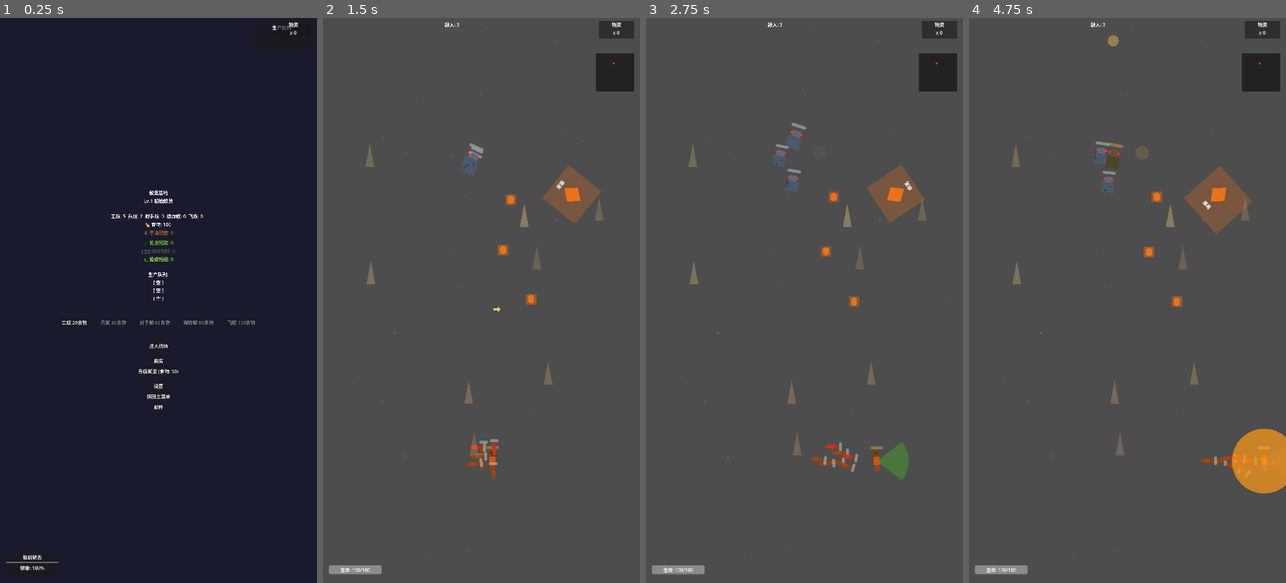
Above: before the commit, frames 1-4 (left to right).
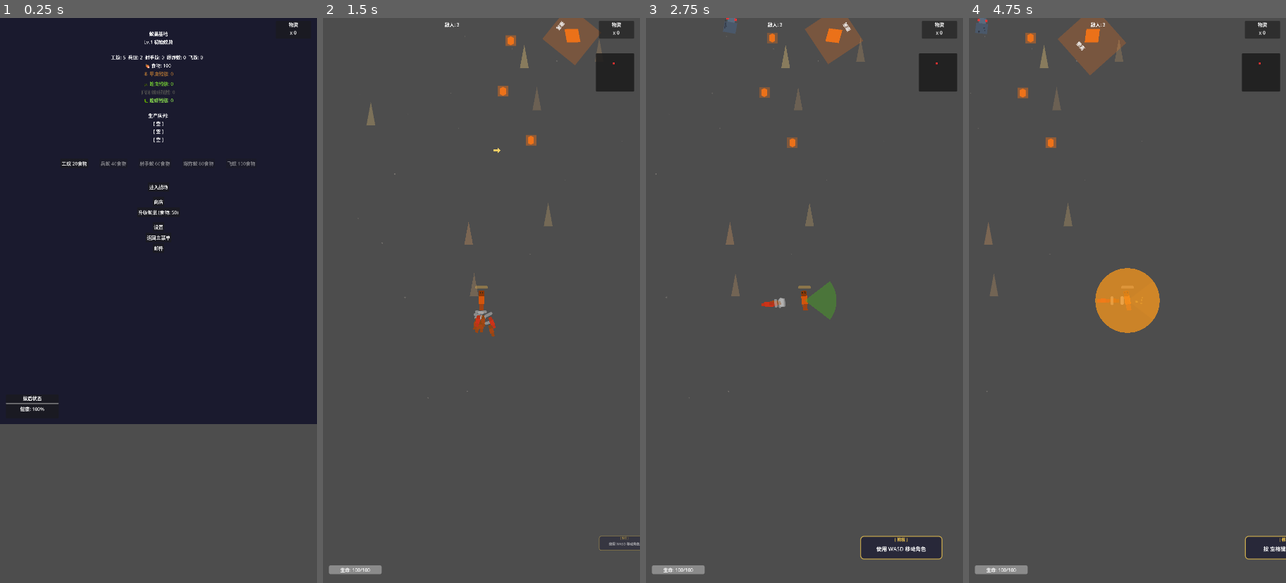
Above: after the commit, the same moments.

Repository: Zhanghc177/gametest
Game: Godot game, scene res://scenes/game_manager.tscn
Same seed, same stepped clock (60 frames per second), same inputs: the game is played once before the commit and once after it.
Inputs (mouse positions are in pixels of both pictures, inside the frame that each line leads up to):
- Up to frame 1 (0.25 s): no input
- Up to frame 2 (1.5 s): click "工蚁 20食物" at 0.5 s; click "进入战场" at 1.25 s
- Up to frame 3 (2.75 s): tap Enter at 2 s; move the mouse to (874, 272) at 2.02 s; hold D (move_right) from 2.03 s (still down); hold Space (attack_charge) from 2.03 s (still down); click (874, 272) at 2.17 s
- Up to frame 4 (4.75 s): release D (move_right) at 2.75 s; release Space (attack_charge) at 2.75 s; drag from (1064, 328) to (1200, 458) at 2.77 s; move the mouse to (1159, 176) at 3.52 s; hold D (move_right) 3.53-4.25 s; hold Space (attack_charge) 3.53-4.25 s; drag from (1111, 413) to (1219, 193) at 4.27 s

The runs differ from the first frame. In frame 1, 30% of the frame differs, in the area x 0-100%, y 1-100%; in frame 2, 3.9%; in frame 3, 5.7%; in frame 4, 8.3%.

Commit message:
fix: center camera and prevent ants blocking player

Diff:
--- a/scenes/ant.tscn
+++ b/scenes/ant.tscn
@@ -6,8 +6,8 @@
 radius = 15.0
 
 [node name="Ant" type="CharacterBody2D"]
-collision_layer = 1
-collision_mask = 7
+collision_layer = 0
+collision_mask = 4
 script = ExtResource("1_ant")
 
 [node name="CollisionShape2D" type="CollisionShape2D" parent="."]
--- a/scripts/main.gd
+++ b/scripts/main.gd
@@ -169,7 +169,8 @@
 func _process(_delta: float) -> void:
 	# 确保摄像机跟随玩家
 	if camera and is_instance_valid(camera) and player and is_instance_valid(player):
-		camera.global_position = player.global_position
+		if camera.get_parent() == player:
+			camera.position = Vector2.ZERO
 		camera.make_current()
 	else:
 		print("Main: _process - camera=", camera, " player=", player)
@@ -742,14 +743,15 @@
 	tutorial_arrow = null
 
 func setup_camera() -> void:
-	# 摄像机现在在 player.tscn 中设置，limit 需要在这里配置
 	print("Main: setup_camera called, camera=", camera)
 	if camera and is_instance_valid(camera):
-		camera.limit_left = 0
-		camera.limit_top = 0
-		camera.limit_right = 1080
-		camera.limit_bottom = 1920
+		camera.position = Vector2.ZERO
+		camera.limit_left = -100000
+		camera.limit_top = -100000
+		camera.limit_right = 100000
+		camera.limit_bottom = 100000
 		camera.make_current()
+		camera.reset_smoothing()
 		print("Main: setup_camera done, camera.is_current=", camera.is_current())
 	else:
 		print("Main: setup_camera ERROR - camera is null!")
@@ -789,11 +791,13 @@
 			ant.atk_range = stats["atk_range"]
 			ant.atk_cool = stats["atk_cool"]
 
-			# 在玩家周围随机位置生成
-			var offset = Vector2(randf_range(-80, 80), randf_range(-80, 80))
+			# 在玩家后方生成，避免开局挡住操作角色
+			var offset = Vector2(randf_range(-90, 90), randf_range(80, 150))
 			ant.global_position = player.global_position + offset
 
 			add_child(ant)
+			ant.add_collision_exception_with(player)
+			player.add_collision_exception_with(ant)
 			player_ants.append(ant)
 			ant.tree_exited.connect(_on_ant_died.bind(ant))
 
@@ -1234,9 +1238,10 @@
 
 	# 重置摄像机位置紧跟在玩家位置之后
 	if camera and is_instance_valid(camera):
-		camera.global_position = player.global_position
+		camera.position = Vector2.ZERO
 		camera.make_current()
-		print("Main: camera reset to player position: ", camera.global_position)
+		camera.reset_smoothing()
+		print("Main: camera reset to player position: ", player.global_position)
 
 	for e in enemies:
 		if is_instance_valid(e):
